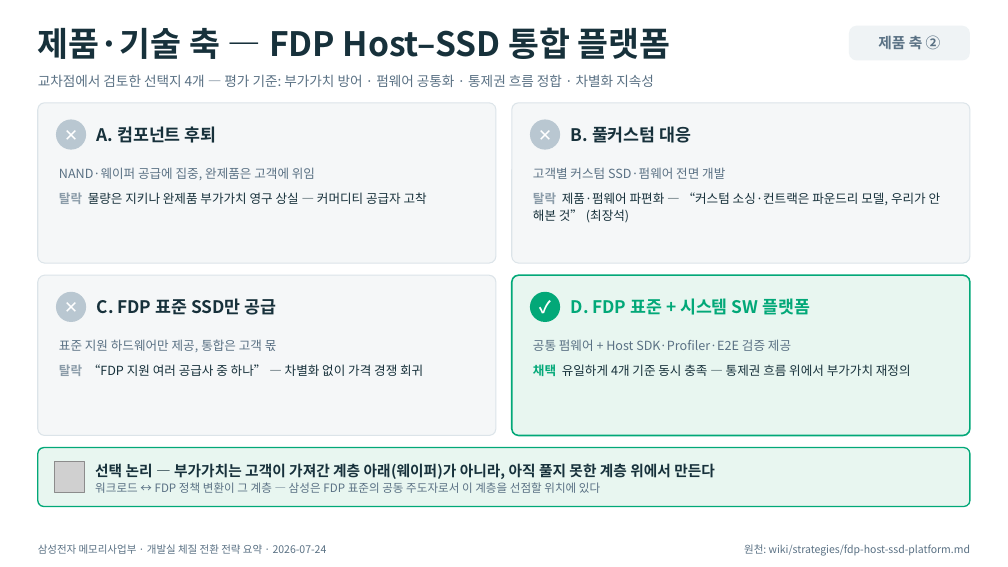
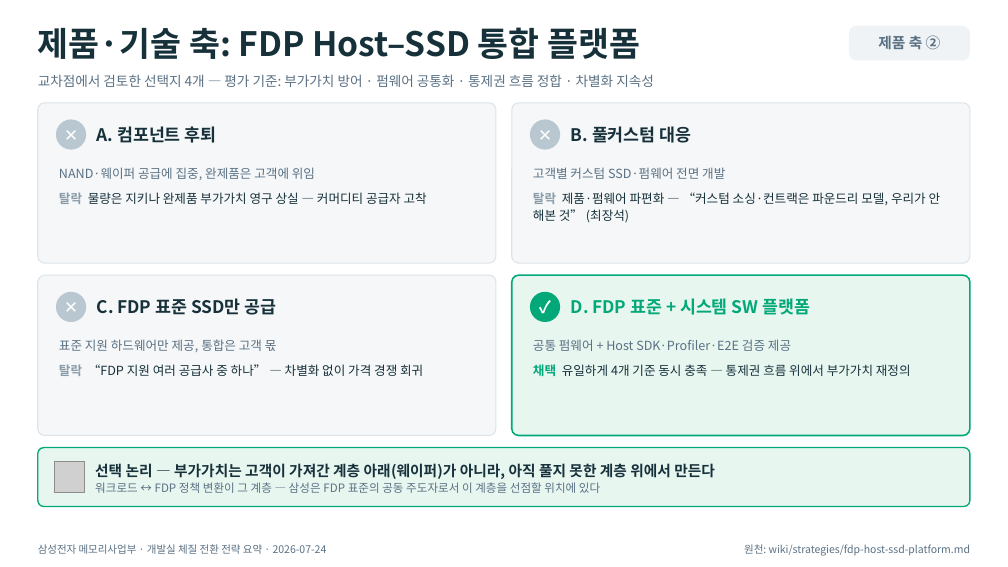
Before and after one commit to k31001/action-learning, a slide deck: slide 2 of dashboard/public/downloads/dev-transformation-summary-fdp.pptx. Drawn at 1008x567 pixels with LibreOffice and Linux fonts; fonts in the diff are those of the drawing; grey boxes stand for pictures. Boxes give left, top, right and bottom in pixels: in the first picture for what was removed or moved away, otherwise in the second. Text is boxed around its words. In the diff, an @@ line names an element or a change of style, - is before the commit and + after.

```diff
--- a/dashboard/public/downloads/dev-transformation-summary-fdp.pptx
+++ b/dashboard/public/downloads/dev-transformation-summary-fdp.pptx
@@ text at <box>38,27,640,59</box>: text changed @@
-제품·기술 축 — FDP Host–SSD 통합 플랫폼
+제품·기술 축: FDP Host–SSD 통합 플랫폼
```
Also in this commit, not shown: 3 other slides changed, 13 other files.
